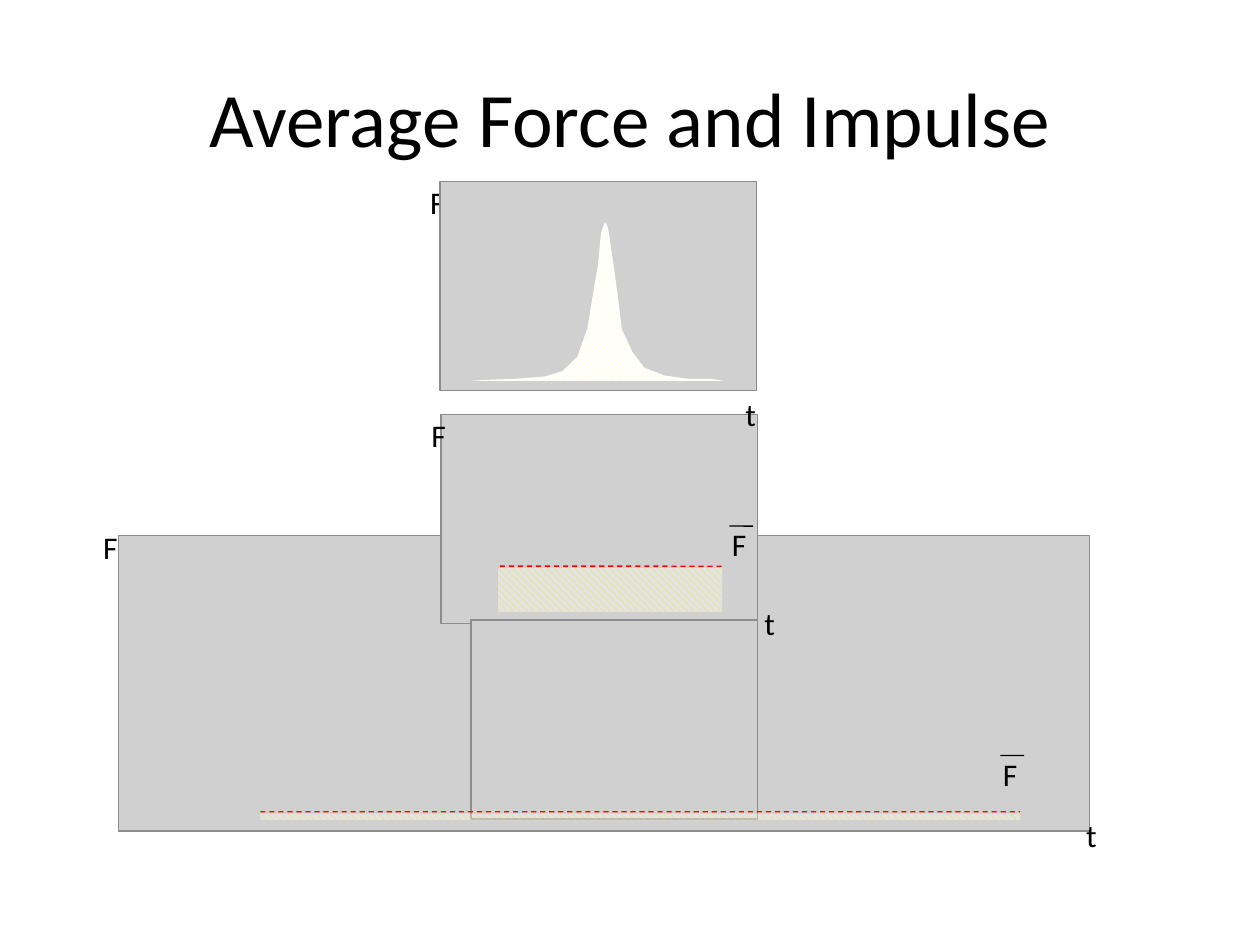
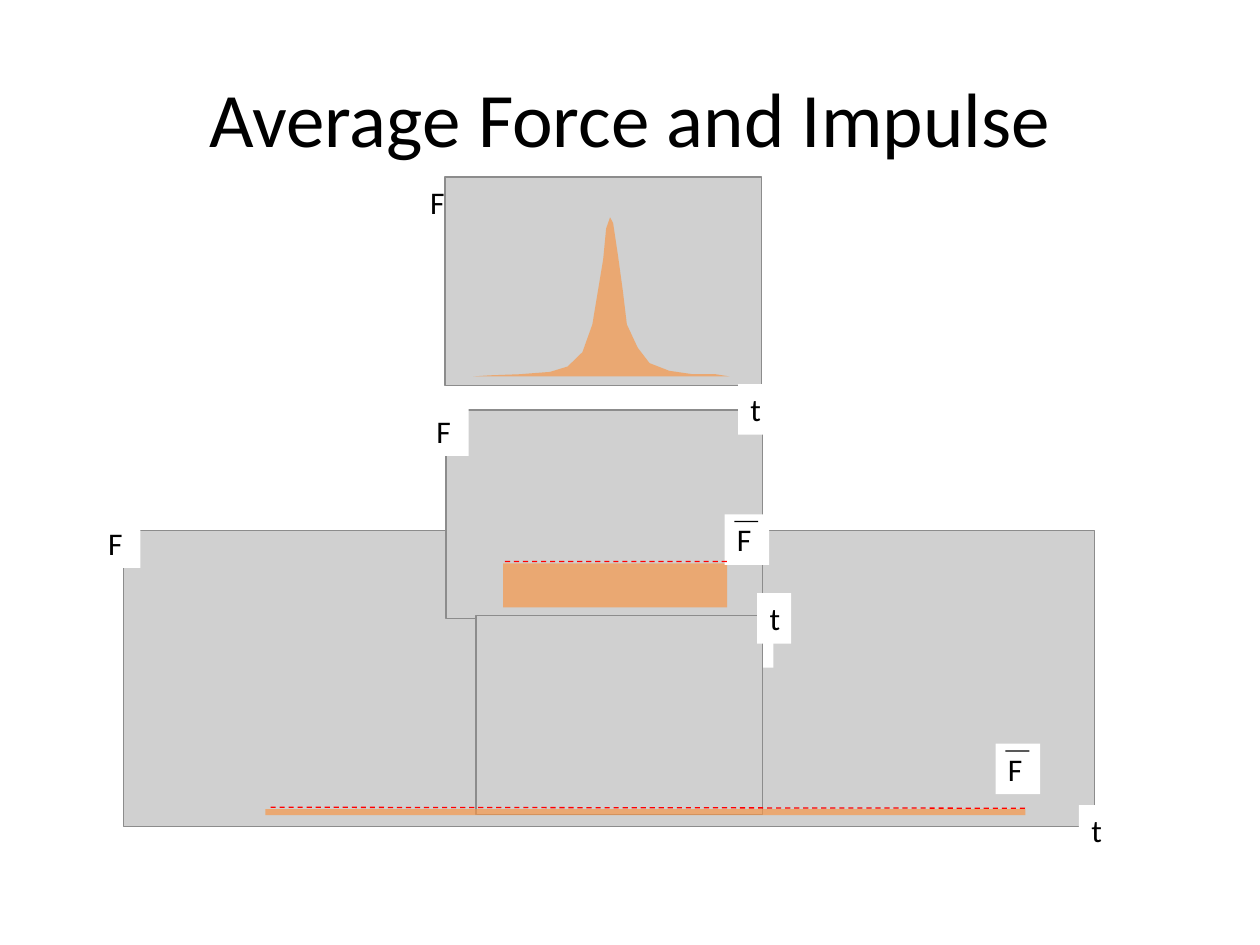
Before and after one commit to rtlines/Introductory-Physics-II, a slide deck: slide 14 of Lecture_Slides/PH 123 Lecture 32.pptx. Drawn at 1260x945 pixels with LibreOffice and Linux fonts; fonts in the diff are those of the drawing; grey boxes stand for pictures. Boxes give left, top, right and bottom in pixels: in the first picture for what was removed or moved away, otherwise in the second. Text is boxed around its words. In the diff, an @@ line names an element or a change of style, - is before the commit and + after.

```diff
--- a/Lecture_Slides/PH 123 Lecture 32.pptx
+++ b/Lecture_Slides/PH 123 Lecture 32.pptx
@@ fill none to #FFFFFF in 5 elements at <box>757,593,791,644</box>, <box>425,406,469,456</box>, <box>724,514,769,564</box>, <box>995,743,1040,794</box>, <box>738,384,772,435</box> @@
@@ 7 rectangles, 4 pictures, 3 texts, 3 lines, 1 freeform shape: place and size @@
-7 rectangles, 4 pictures, 3 texts, 3 lines, 1 freeform shape at <box>103,181,1097,848</box>
+7 rectangles, 4 pictures, 3 texts, 3 lines, 1 freeform shape at <box>108,176,1102,843</box>
@@ fill pattern #FFFF99 on #FFFFFF to #F79646 at 68% opacity in 3 elements at <box>472,217,730,375</box>, <box>503,563,727,607</box>, <box>266,809,1026,815</box> @@
@@ line moved from (261, 811) - (1021, 811) to (271, 808) - (1026, 808) @@
```
Also in this commit, not shown: 1 other slide changed, 21 other files.
